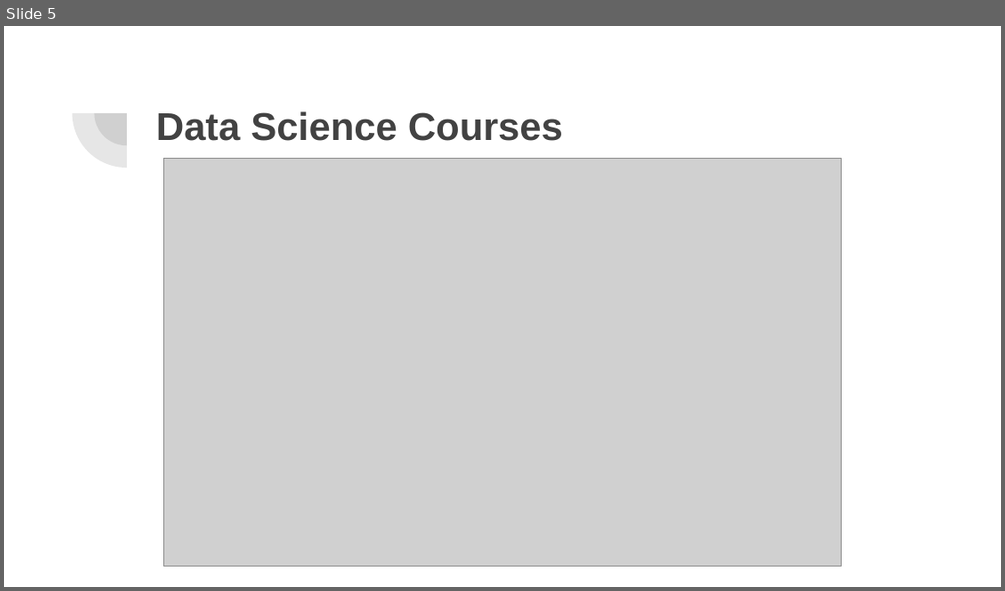
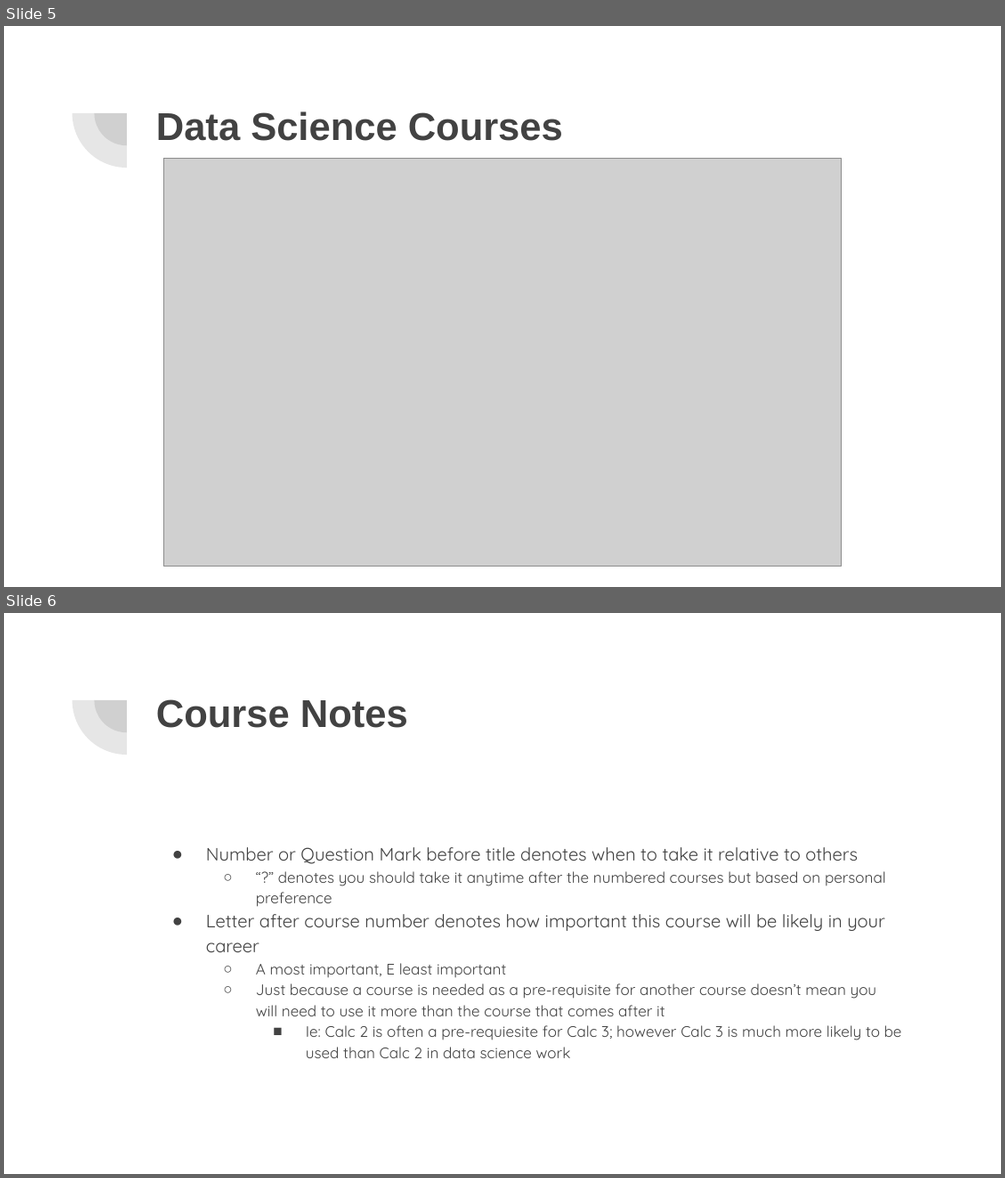
Before and after one commit to NolanSmithSolutions/Course, a slide deck: FutureApps/Your Data Science Future.pptx. Shown one above the other, each under a label of ours: slide 5 before the commit, slides 5 and 6 after it. The pictures are 1005x591 and 1005x1178 pixels, drawn with LibreOffice and Linux fonts; fonts in the diff are those of the drawing; grey boxes stand for pictures. Boxes give left, top, right and bottom in pixels: in the first picture for what was removed or moved away, otherwise in the second. Text is boxed around its words. In the diff, an @@ line names an element or a change of style, - is before the commit and + after.

```diff
--- a/FutureApps/Your Data Science Future.pptx
+++ b/FutureApps/Your Data Science Future.pptx
@@ slide 6 added at box(4, 613, 1001, 1174), background #FFFFFF; not listed: 2 template elements that a slide beside it also shows @@
@@ title added at box(156, 699, 408, 728), 28 pt, text #424242, bold @@
+Course Notes
@@ text added at box(206, 847, 902, 1058), 11 pt, text #424242 @@
+● Number or Question Mark before title denotes when to take it relative to others
+  ○ “?” denotes you should take it anytime after the numbered courses but based on personal preference
+● Letter after course number denotes how important this course will be likely in your career
+  ○ A most important, E least important
+  ○ Just because a course is needed as a pre-requisite for another course doesn’t mean you will need to use it more than the course that comes after it
+    ■ Ie: Calc 2 is often a pre-requiesite for Calc 3; however Calc 3 is much more likely to be used than Calc 2 in data science work
```
Also in this commit, not shown: 11 slides changed, 6 other slides added, 6 slides removed, 2 other files.
